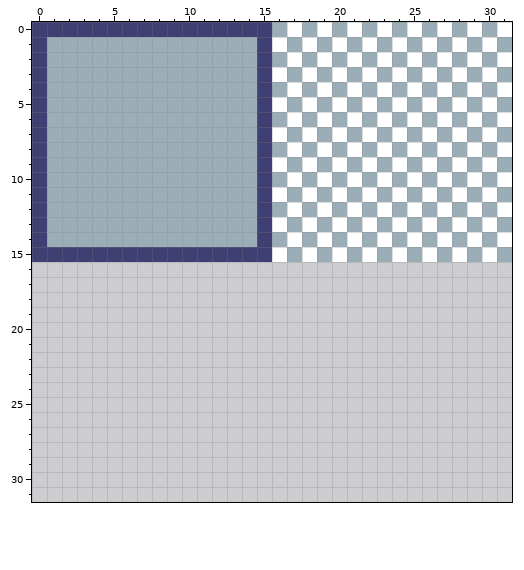
One commit to this pixel-art file: Tiled/tile_art/autotile_ta.aseprite. The picture above was drawn from the file before the commit.
32x32 pixels, 1 frame.
Once edited:
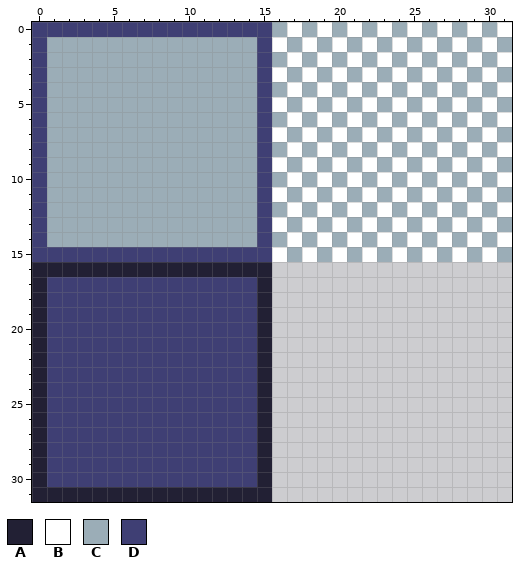
Palette (. is transparent): A #222034  B #ffffff  C #9badb7  D #3f3f74
Difference:
Colour A is added in row 16 at x 0 to 15; in rows 17 to 30 at x 0 and 15; in row 31 at x 0 to 15.
Colour D is added in rows 17 to 30 at x 1 to 14.
Changed places in both pictures, as pixel boxes (x1, y1, x2, y2):
added: (32, 262, 272, 502)
